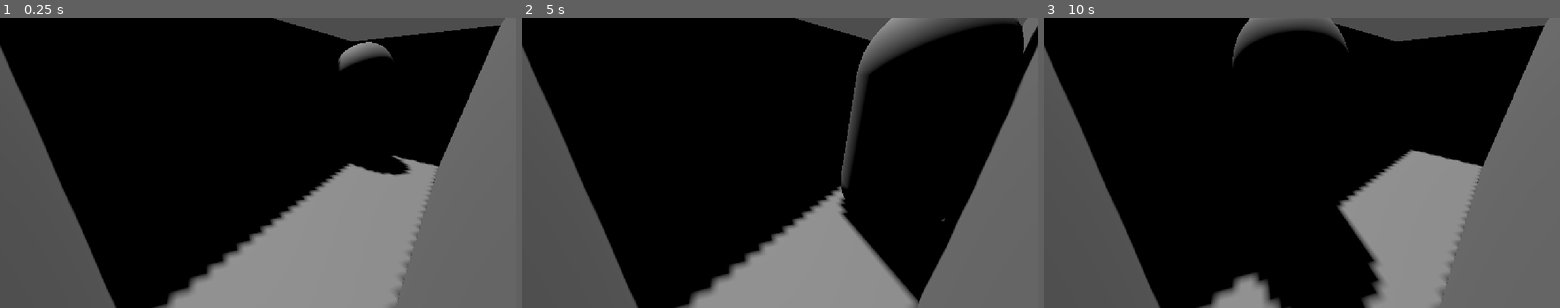
Above: before the commit, frames 1-3 (left to right).
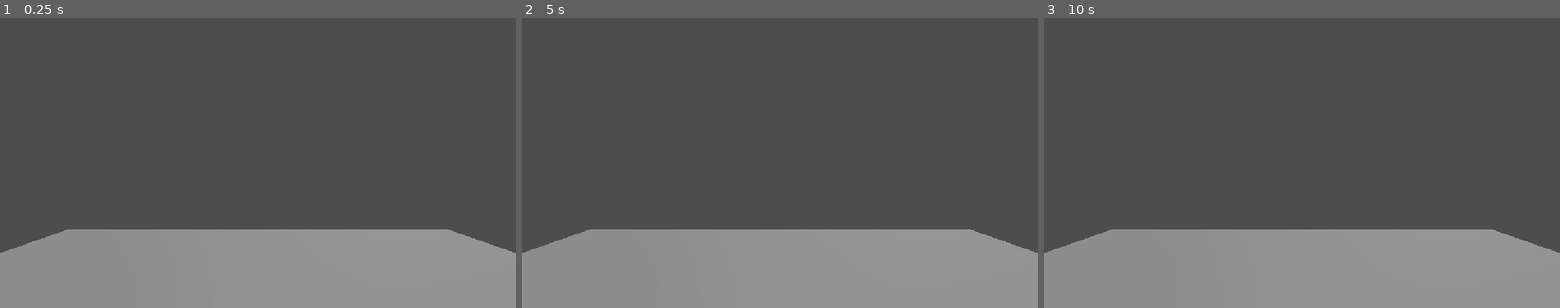
Above: after the commit, the same moments.

Repository: TheWhiteLionGod/FNAFAmalgamation
Game: Godot game, scene res://scenes/Main.tscn
Same seed, same stepped clock (60 frames per second), same inputs: the game is played once before the commit and once after it.
Inputs:
- Up to frame 1 (0.25 s): no input
- Up to frame 2 (5 s): tap Enter at 0.5, 2, 3.5 s; tap Space at 1.25, 2.75, 4.25 s
- Up to frame 3 (10 s): no input

The runs differ from the first frame. In frame 1, 82% of the frame differs, in the area x 0-100%, y 0-100%; in frame 2, 84%; in frame 3, 87%.

Commit message:
Made Main Program Grab Animatronic Config

Diff:
--- /dev/null
+++ b/resources/animatronic_data.gd
@@ -0,0 +1,6 @@
+extends Resource
+class_name AnimatronicData
+
+@export var animatronic_scene: PackedScene
+@export var default_config: Resource
+@export var aggressive_config: Resource
--- a/scenes/Main.tscn
+++ b/scenes/Main.tscn
@@ -1,14 +1,23 @@
 [gd_scene format=3 uid="uid://h1btvkx0f3ld"]
 
 [ext_resource type="Script" uid="uid://d2u7e8k1gdmii" path="res://scripts/main.gd" id="1_0bbpv"]
+[ext_resource type="Script" uid="uid://b2kitis0va1ej" path="res://resources/animatronic_data.gd" id="2_jlsqs"]
 [ext_resource type="PackedScene" uid="uid://bbufr35iotecn" path="res://scenes/rooms/Office.tscn" id="2_rvslj"]
 [ext_resource type="PackedScene" uid="uid://d0idvadtmfoq3" path="res://scenes/Player.tscn" id="3_0bbpv"]
+[ext_resource type="Resource" uid="uid://tlbuqrrj4lyt" path="res://resources/aggressive_freddy.tres" id="3_q8u5g"]
 [ext_resource type="PackedScene" uid="uid://di1n51qxlenjd" path="res://scenes/rooms/Cam1.tscn" id="4_rarhs"]
+[ext_resource type="Resource" uid="uid://coypr3uk0k3kh" path="res://resources/freddy.tres" id="5_lhr70"]
 [ext_resource type="PackedScene" uid="uid://buosly1iukefy" path="res://scenes/animatronics/Freddy.tscn" id="5_vcsgt"]
+
+[sub_resource type="Resource" id="Resource_0tn26"]
+script = ExtResource("2_jlsqs")
+animatronic_scene = ExtResource("5_vcsgt")
+default_config = ExtResource("5_lhr70")
+aggressive_config = ExtResource("3_q8u5g")
 
 [node name="Main" type="Node3D" unique_id=27389099]
 script = ExtResource("1_0bbpv")
-animatronics_to_load = Array[PackedScene]([ExtResource("5_vcsgt")])
+animatronic_data = Array[ExtResource("2_jlsqs")]([SubResource("Resource_0tn26")])
 
 [node name="DirectionalLight3D" type="DirectionalLight3D" parent="." unique_id=2142109454]
 transform = Transform3D(-0.8660254, -0.43301278, 0.25, 0, 0.49999997, 0.86602545, -0.50000006, 0.75, -0.43301266, 0, 0, 0)
--- a/scenes/animatronics/Freddy.tscn
+++ b/scenes/animatronics/Freddy.tscn
@@ -1,13 +1,11 @@
 [gd_scene format=3 uid="uid://buosly1iukefy"]
 
 [ext_resource type="Script" uid="uid://basb247kwuslu" path="res://scripts/animatronics/freddy.gd" id="1_8gwej"]
-[ext_resource type="Resource" uid="uid://tlbuqrrj4lyt" path="res://resources/aggressive_freddy.tres" id="2_kg2lx"]
 
 [sub_resource type="CapsuleMesh" id="CapsuleMesh_kg2lx"]
 
 [node name="Freddy" type="Node3D" unique_id=921844512]
 script = ExtResource("1_8gwej")
-config = ExtResource("2_kg2lx")
 
 [node name="Mesh" type="MeshInstance3D" parent="." unique_id=1707758775]
 transform = Transform3D(1, 0, 0, 0, 1, 0, 0, 0, 1, 0, 1, 0)
--- a/scenes/rooms/Cam1.tscn
+++ b/scenes/rooms/Cam1.tscn
@@ -12,7 +12,6 @@
 
 [node name="Camera3D" parent="." index="0" unique_id=1959156193]
 transform = Transform3D(0.70710677, 0.29883623, -0.6408563, 0, 0.90630776, 0.42261827, 0.70710677, -0.29883623, 0.6408563, -2.25, 1.5, 0.875)
-current = true
 
 [node name="Floor" type="MeshInstance3D" parent="Mesh" parent_id_path=PackedInt32Array(1420345648) index="0" unique_id=1062405860]
 mesh = SubResource("BoxMesh_8uaej")
--- a/scenes/rooms/Office.tscn
+++ b/scenes/rooms/Office.tscn
@@ -9,6 +9,7 @@
 
 [node name="Camera3D" parent="." index="0" unique_id=1959156193]
 transform = Transform3D(1, 0, 0, 0, 1, 0, 0, 0, 1, 0, 1, 0)
+current = true
 
 [node name="Floor" type="MeshInstance3D" parent="Mesh" parent_id_path=PackedInt32Array(1420345648) index="0" unique_id=486126984]
 mesh = SubResource("BoxMesh_gf58i")
--- a/scripts/Main.gd
+++ b/scripts/Main.gd
@@ -1,16 +1,18 @@
 extends Node3D
 
-@onready var animatronics: Node3D = $"Animatronics"
-@export var animatronics_to_load: Array[PackedScene] = []
+@onready var animatronics_node: Node3D = $"Animatronics"
+@export var animatronic_data: Array[AnimatronicData] = []
 
 func _ready() -> void:
 	Global.rooms = get_node_or_null("Rooms")
-	for animatronic_scene: PackedScene in animatronics_to_load:
-		var animatronic: Animatronic = animatronic_scene.instantiate() as Animatronic
-		animatronics.add_child(animatronic)
+	for data: AnimatronicData in animatronic_data:
+		var animatronic: Animatronic = data.animatronic_scene.instantiate() as Animatronic
+		animatronic.config = data.default_config
+
+		animatronics_node.add_child(animatronic)
 		animatronic.move_to_start()
 
 func _process(delta: float) -> void:
 	Movement.tick(delta)
-	for animatronic: Animatronic in animatronics.get_children():
+	for animatronic: Animatronic in animatronics_node.get_children():
 		animatronic.tick()
--- a/scripts/animatronics/animatronic.gd
+++ b/scripts/animatronics/animatronic.gd
@@ -1,6 +1,8 @@
 @abstract
 extends Node3D
 class_name Animatronic
+
+@export var config: Resource
 
 @abstract
 func tick() -> void
--- a/scripts/animatronics/freddy.gd
+++ b/scripts/animatronics/freddy.gd
@@ -1,13 +1,16 @@
 extends Animatronic
 class_name Freddy
 
-@export var config: FreddyConfig
 var path_pointer: int = 0
 
 func move_to_start() -> void:
 	move_to_path(config.path[0])
 
 func tick() -> void:
+	if config is not FreddyConfig:
+		assert(false, "BAD FREDDY CONFIG")
+	var config: FreddyConfig = config as FreddyConfig
+
 	if not Movement.on_interval(config.interval):
 		return
 
Not shown, added: resources/animatronic_data.gd.uid
